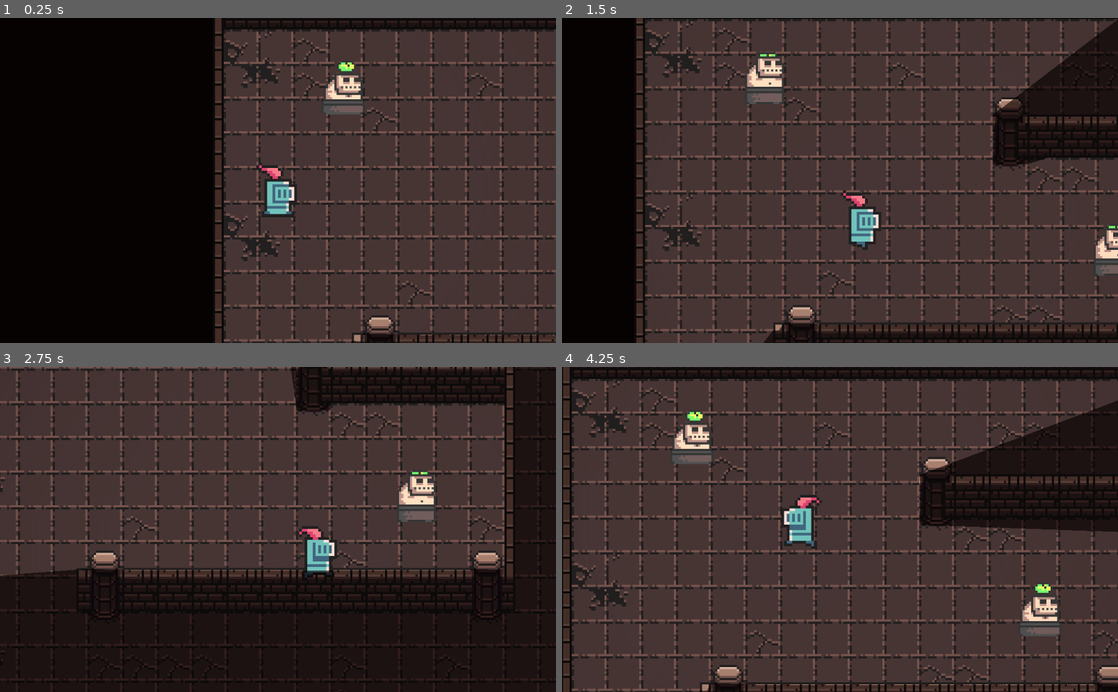
Above: before the commit, frames 1-4 (two rows, left to right).
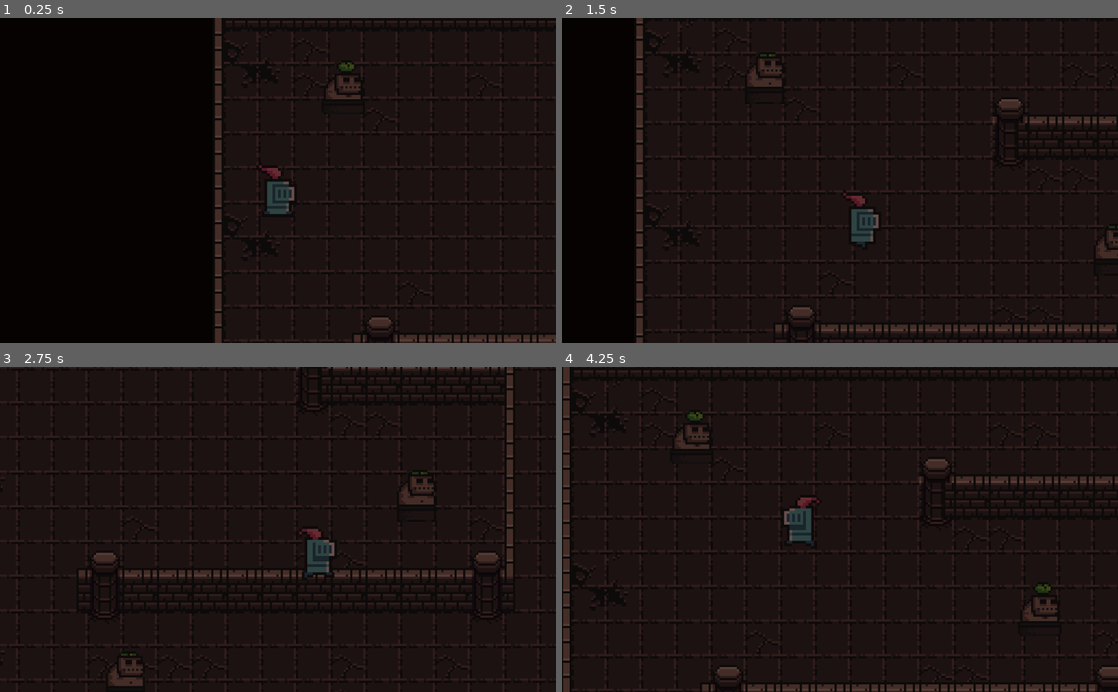
Above: after the commit, the same moments.

Repository: valoalbert/godot_tutorials
Game: Godot game, scene res://Scenes/Levels/World.tscn
Same seed, same stepped clock (60 frames per second), same inputs: the game is played once before the commit and once after it.
Inputs:
- Up to frame 1 (0.25 s): no input
- Up to frame 2 (1.5 s): hold Right (ui_right) 0.53-1.28 s; hold Down (ui_down) from 1.28 s (still down)
- Up to frame 3 (2.75 s): release Down (ui_down) at 2.03 s; hold Right (ui_right) from 2.03 s (still down)
- Up to frame 4 (4.25 s): release Right (ui_right) at 2.78 s; hold Up (ui_up) 2.78-3.53 s; hold Left (ui_left) from 3.53 s (still down)

The runs differ from the first frame. In frame 1, 51% of the frame differs, in the area x 40-100%, y 3-100%; in frame 2, 69%; in frame 3, 49%; in frame 4, 76%, in the area x 1-100%, y 3-100%.

Commit message:
Luces Among Us

Diff:
--- a/AmongUs/Actors/Enemies/Troll.tscn
+++ b/AmongUs/Actors/Enemies/Troll.tscn
@@ -28,12 +28,10 @@
 }
 
 [node name="Enemy" type="KinematicBody2D"]
-light_mask = 3
 scale = Vector2( 4, 4 )
 script = ExtResource( 2 )
 
 [node name="Sprite" type="Sprite" parent="."]
-light_mask = 3
 texture = SubResource( 1 )
 hframes = 8
 frame = 1
--- a/AmongUs/Actors/Knight/Knight_2.tscn
+++ b/AmongUs/Actors/Knight/Knight_2.tscn
@@ -1,10 +1,8 @@
-[gd_scene load_steps=9 format=2]
+[gd_scene load_steps=7 format=2]
 
 [ext_resource path="res://Assets/player.png" type="Texture" id=2]
-[ext_resource path="res://Images/LightSprite.png" type="Texture" id=3]
-[ext_resource path="res://Scenes/LightMask.tscn" type="PackedScene" id=4]
 
-[sub_resource type="GDScript" id=6]
+[sub_resource type="GDScript" id=1]
 script/source = "extends KinematicBody2D
 
 const ACCELERATION = 1000
@@ -124,19 +122,3 @@
 __meta__ = {
 "_edit_lock_": true
 }
-
-[node name="Light" type="Light2D" parent="."]
-position = Vector2( -0.641621, 0.916584 )
-scale = Vector2( 1.47782, 1.45829 )
-texture = ExtResource( 3 )
-texture_scale = 0.65
-energy = 0.77
-shadow_enabled = true
-__meta__ = {
-"_edit_lock_": true
-}
-
-[node name="LightMask" parent="." instance=ExtResource( 4 )]
-position = Vector2( 1.18689, 1.5574 )
-scale = Vector2( 3.66517, 4.09301 )
-texture_scale = 0.35
--- a/AmongUs/Scenes/LightMask.tscn
+++ /dev/null
@@ -1,12 +0,0 @@
-[gd_scene load_steps=2 format=2]
-
-[ext_resource path="res://Images/LightSprite.png" type="Texture" id=1]
-
-[node name="LightMask" type="Light2D"]
-position = Vector2( -0.549955, 0.458291 )
-scale = Vector2( 1.4608, 1.50045 )
-texture = ExtResource( 1 )
-texture_scale = 0.11
-mode = 3
-range_item_cull_mask = 2
-shadow_enabled = true
Not shown: 4 places in AmongUs/Actors/Knight/Knight_2.tscn that only renumber resources
